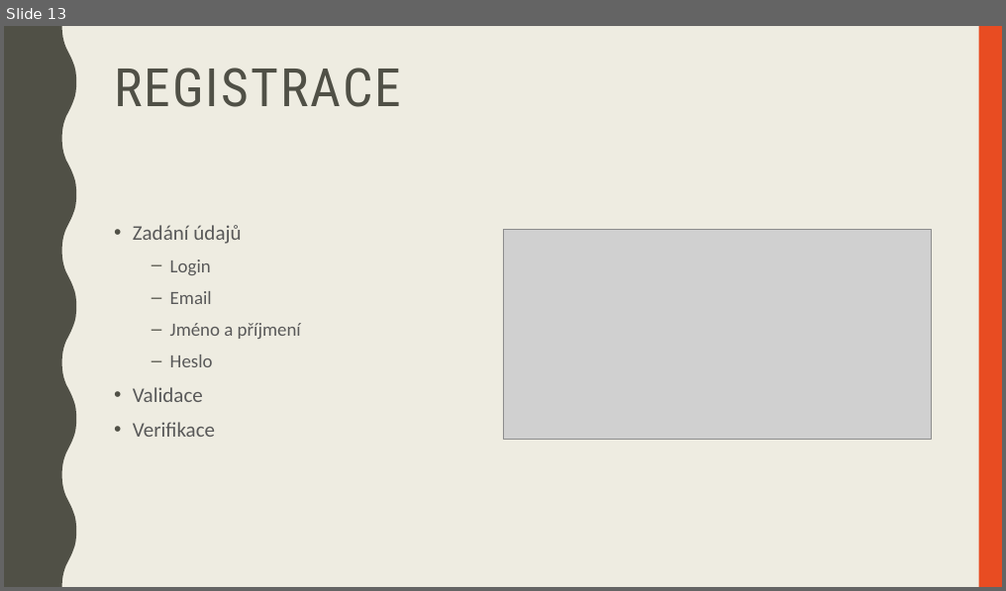
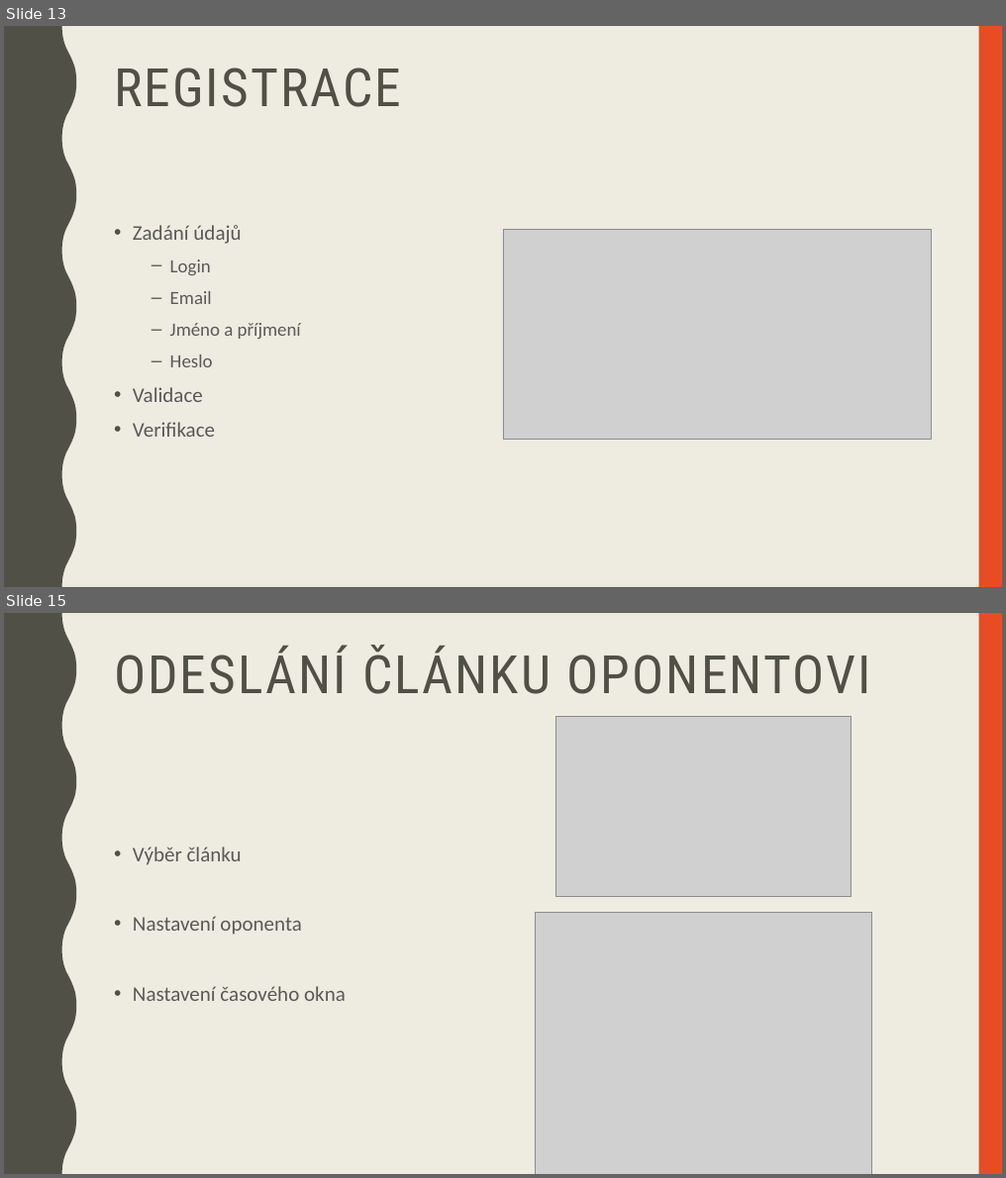
Before and after one commit to hruska07/Apollo13, a slide deck: docs/Apollo 13 - Logos Polytechnikos.pptx. Shown one above the other, each under a label of ours: slide 13 before the commit, slides 13 and 15 after it; the slides between them are not shown. The pictures are 1006x591 and 1006x1178 pixels, drawn with LibreOffice and Linux fonts; fonts in the diff are those of the drawing; grey boxes stand for pictures. Boxes give left, top, right and bottom in pixels: in the first picture for what was removed or moved away, otherwise in the second. Text is boxed around its words. In the diff, an @@ line names an element or a change of style, - is before the commit and + after.

```diff
--- a/docs/Apollo 13 - Logos Polytechnikos.pptx
+++ b/docs/Apollo 13 - Logos Polytechnikos.pptx
@@ slide 15 added at (x1=4, y1=613, x2=1002, y2=1174), background #EEECE1; not listed: 2 template elements that a slide beside it also shows @@
@@ title added at (x1=114, y1=646, x2=871, y2=694), 51 pt, text #505046 @@
+ODESLÁNÍ ČLÁNKU OPONENTOVI
@@ picture added at (x1=555, y1=716, x2=851, y2=897) @@
@@ text added at (x1=133, y1=847, x2=346, y2=1001), 20 pt, text #595959 @@
+• Výběr článku
+• Nastavení oponenta
+• Nastavení časového okna
@@ picture added at (x1=536, y1=912, x2=872, y2=1174) @@
```
Also in this commit, not shown: 5 slides changed, 2 other slides added, 1 slide removed, 16 other files.
